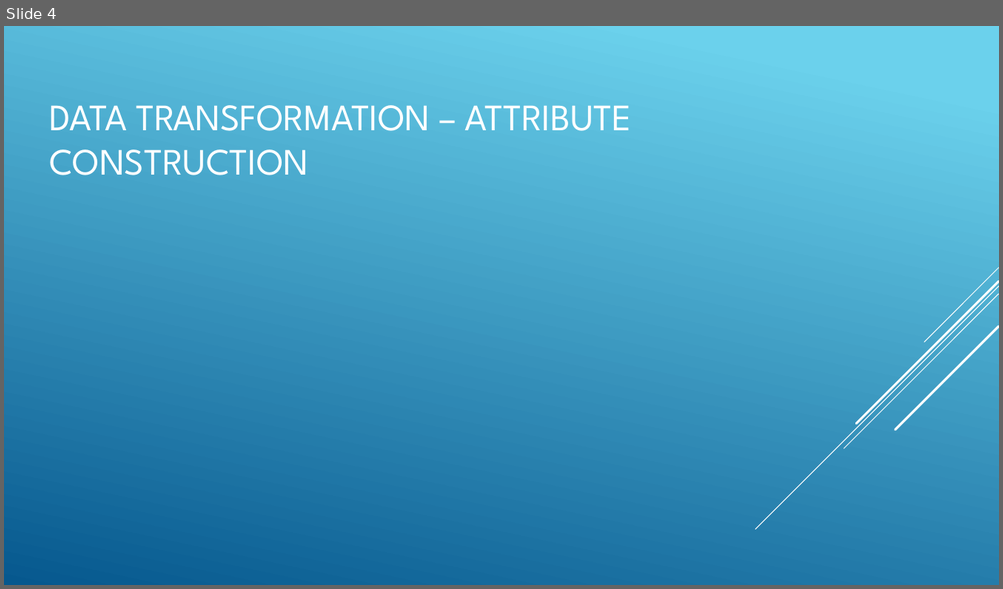
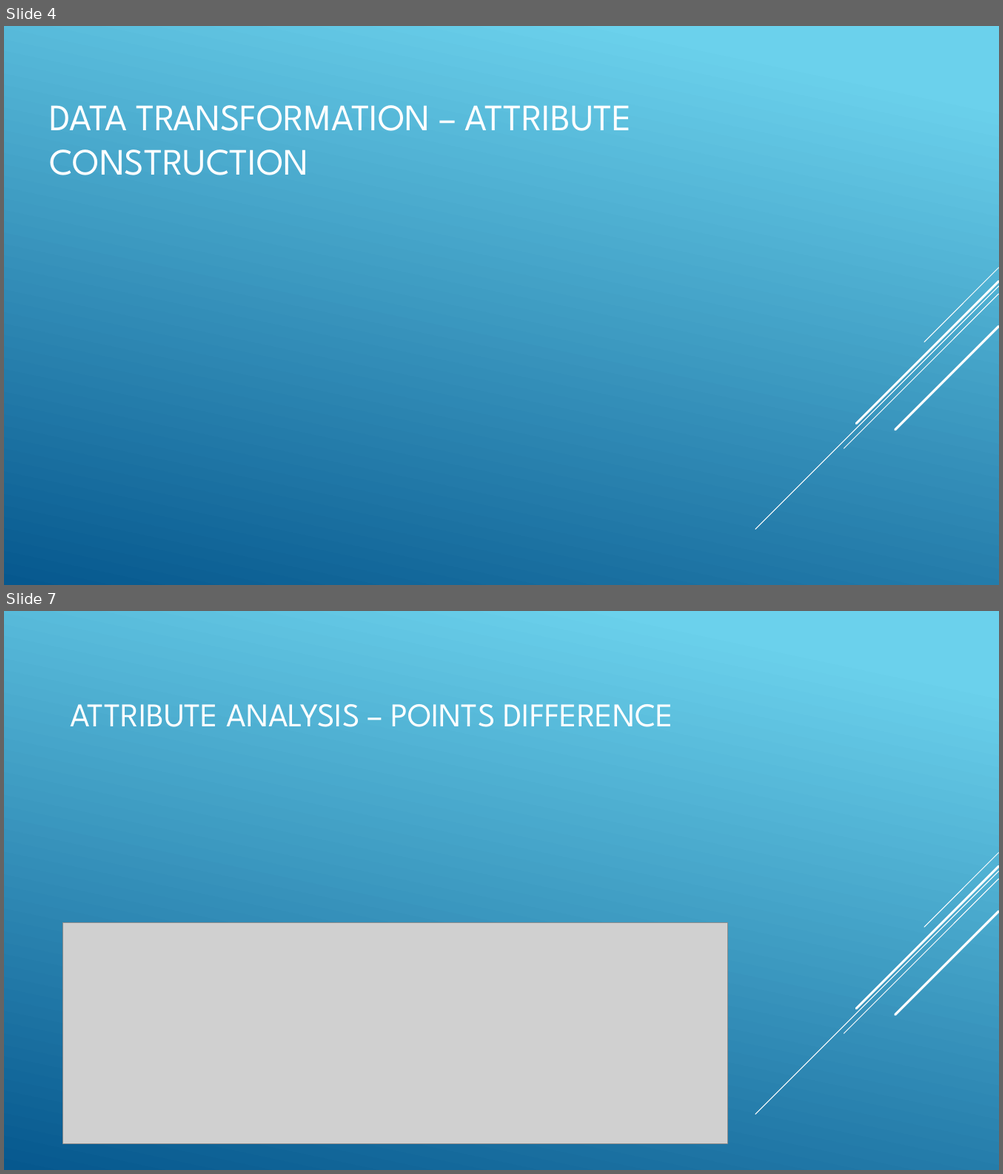
Before and after one commit to russell-brady/data-mining, a slide deck: Documents/WorkshopGroup40.pptx. Shown one above the other, each under a label of ours: slide 4 before the commit, slides 4 and 7 after it; the slides between them are not shown. The pictures are 1003x589 and 1003x1174 pixels, drawn with LibreOffice and Linux fonts; fonts in the diff are those of the drawing; grey boxes stand for pictures. Boxes give left, top, right and bottom in pixels: in the first picture for what was removed or moved away, otherwise in the second. Text is boxed around its words. In the diff, an @@ line names an element or a change of style, - is before the commit and + after.

```diff
--- a/Documents/WorkshopGroup40.pptx
+++ b/Documents/WorkshopGroup40.pptx
@@ slide 7 added at bbox=[4, 611, 999, 1170], background #FFFFFF @@
@@ rectangle added at bbox=[4, 611, 999, 1170], fill gradient #6ED2EB to #06588E @@
@@ title added at bbox=[70, 704, 674, 727], 32 pt, text #FFFFFF @@
+ATTRIBUTE ANALYSIS – POINTS DIFFERENCE
@@ group added at bbox=[755, 853, 999, 1115]: 5 lines @@
@@ group added at bbox=[755, 853, 999, 1115]: 5 lines @@
@@ picture added at bbox=[62, 923, 727, 1145] @@
```
Also in this commit, not shown: 3 slides changed, 2 other slides added, 2 slides removed, 2 other files.
